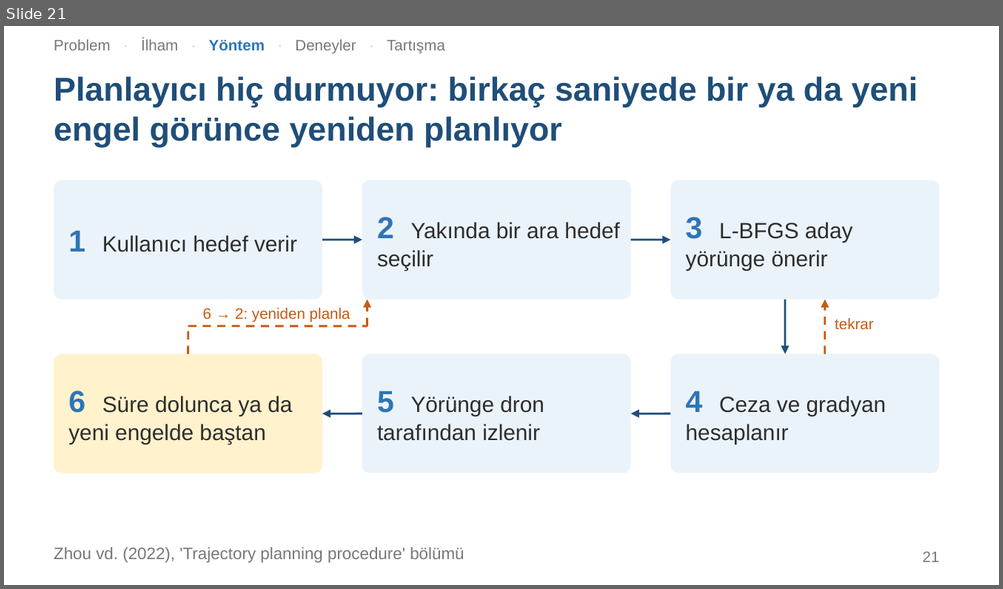
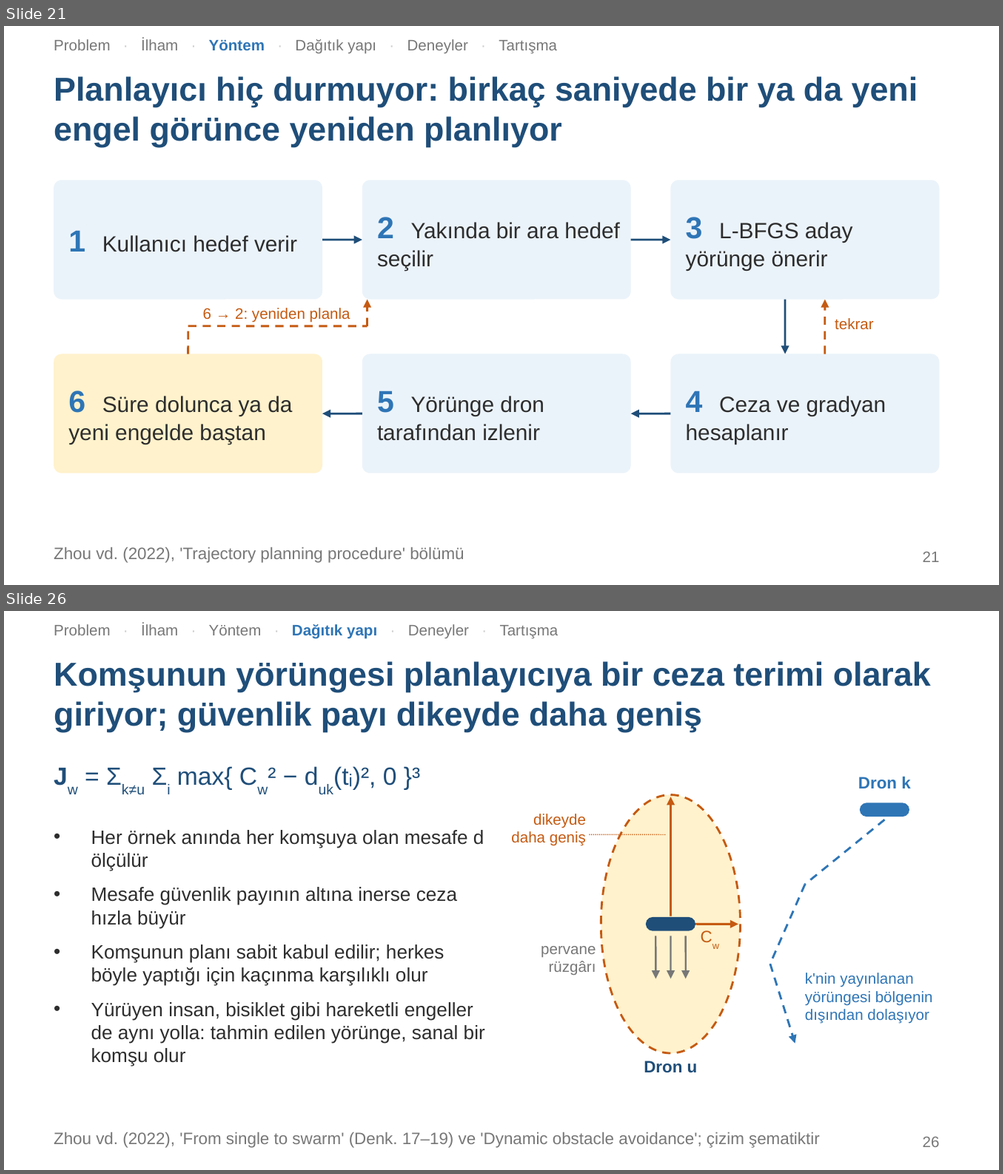
Before and after one commit to SamedBilginAlternet/zhou2022-swarm-sunum, a slide deck: Zhou2022_Suru_Sunumu.pptx. Shown one above the other, each under a label of ours: slide 21 before the commit, slides 21 and 26 after it; the slides between them are not shown. The pictures are 1003x589 and 1003x1174 pixels, drawn with LibreOffice and Linux fonts; fonts in the diff are those of the drawing. Boxes give left, top, right and bottom in pixels: in the first picture for what was removed or moved away, otherwise in the second. Text is boxed around its words. In the diff, an @@ line names an element or a change of style, - is before the commit and + after.

```diff
--- a/Zhou2022_Suru_Sunumu.pptx
+++ b/Zhou2022_Suru_Sunumu.pptx
@@ slide 26 added at (x1=4, y1=611, x2=999, y2=1170), background #FFFFFF @@
@@ text added at (x1=54, y1=624, x2=558, y2=639), 11 pt, text #777777 @@
+Problem · İlham · Yöntem · Dağıtık yapı · Deneyler · Tartışma
@@ title added at (x1=54, y1=661, x2=930, y2=732), 24 pt, text #1F4E79, bold @@
+Komşunun yörüngesi planlayıcıya bir ceza terimi olarak giriyor; güvenlik payı dikeyde daha geniş
@@ text added at (x1=122, y1=766, x2=420, y2=795), 18 pt, text #1F4E79 @@
+Jw = Σk≠u Σi max{ Cw² − duk(tᵢ)², 0 }³
@@ text added at (x1=858, y1=776, x2=910, y2=789), 12 pt, text #2E75B6, bold @@
+Dron k
@@ ellipse added at (x1=600, y1=795, x2=740, y2=1054), fill #FFF2CC, outline #C55A11 1.5 pt dashed @@
@@ arrow added from (670, 917) to (670, 797), #C55A11 1.5 pt @@
@@ rounded rectangle added at (x1=859, y1=803, x2=909, y2=817), fill #2E75B6 @@
@@ text added at (x1=91, y1=830, x2=485, y2=1067), 14 pt, text #2D2D2D @@
+• Her örnek anında her komşuya olan mesafe d ölçülür
+• Mesafe güvenlik payının altına inerse ceza hızla büyür
+• Komşunun planı sabit kabul edilir; herkes böyle yaptığı için kaçınma karşılıklı olur
+• Yürüyen insan, bisiklet gibi hareketli engeller de aynı yolla: tahmin edilen yörünge, sanal bir komşu olur
@@ text added at (x1=511, y1=814, x2=586, y2=846), 11 pt, text #C55A11 @@
+dikeyde daha geniş
@@ line added from (884, 820) to (805, 885), #2E75B6 1.5 pt dashed @@
@@ line added from (589, 834) to (666, 834), #C55A11 0.75 pt dashed @@
@@ line added from (805, 885) to (770, 964), #2E75B6 1.5 pt dashed @@
@@ rounded rectangle added at (x1=646, y1=917, x2=695, y2=931), fill #1F4E79 @@
@@ arrow added from (655, 936) to (655, 979), #777777 1.25 pt @@
@@ arrow added from (670, 936) to (670, 979), #777777 1.25 pt @@
@@ arrow added from (686, 936) to (686, 979), #777777 1.25 pt @@
@@ arrow added from (695, 924) to (738, 924), #C55A11 1.5 pt @@
@@ text added at (x1=700, y1=926, x2=740, y2=948), 12 pt, text #C55A11 @@
+Cw
@@ text added at (x1=540, y1=946, x2=596, y2=975), 11 pt, text #777777 @@
+pervane rüzgârı
@@ arrow added from (770, 964) to (794, 1044), #2E75B6 1.5 pt dashed @@
@@ text added at (x1=805, y1=973, x2=933, y2=1024), 11 pt, text #2E75B6 @@
+k'nin yayınlanan yörüngesi bölgenin dışından dolaşıyor
@@ text added at (x1=643, y1=1061, x2=697, y2=1073), 12 pt, text #1F4E79, bold @@
+Dron u
@@ text added at (x1=54, y1=1133, x2=819, y2=1148), 12 pt, text #777777 @@
+Zhou vd. (2022), 'From single to swarm' (Denk. 17–19) ve 'Dynamic obstacle avoidance'; çizim şematiktir
@@ page number added at (x1=922, y1=1137, x2=939, y2=1147), 11 pt, text #777777 @@
+26
@@ slide 21 changed as well @@
@@ text at (x1=54, y1=39, x2=557, y2=54): text changed @@
-Problem · İlham · Yöntem · Deneyler · Tartışma
+Problem · İlham · Yöntem · Dağıtık yapı · Deneyler · Tartışma
```
Also in this commit, not shown: 35 other slides changed, 7 other slides added, 3 other files.
